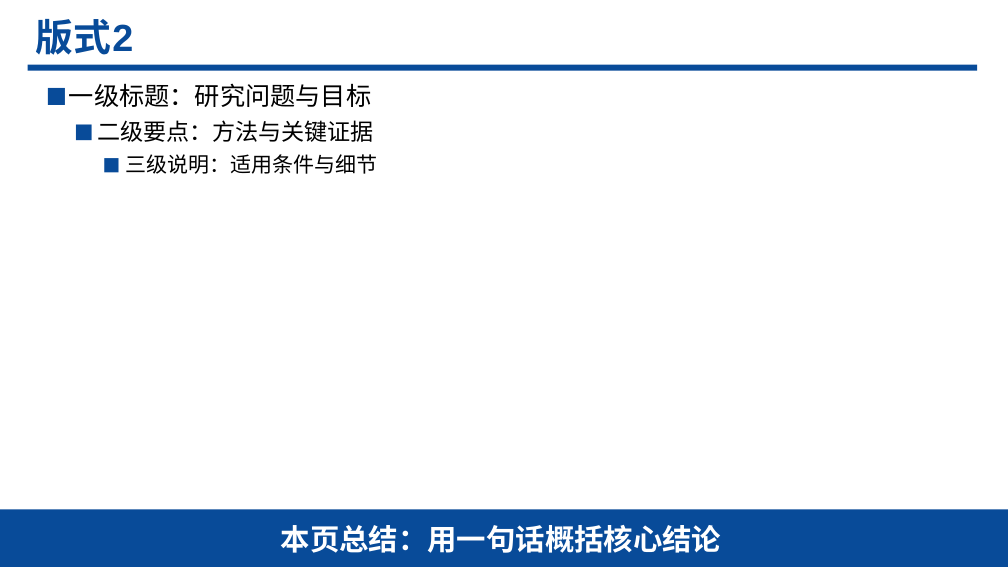
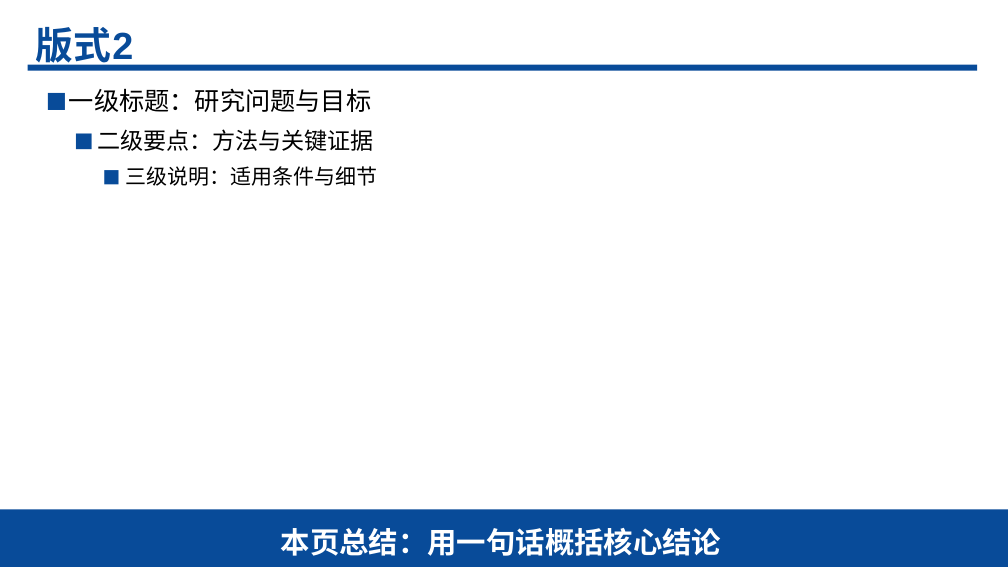
Before and after one commit to realihang/academic-ppt-skill, a slide deck: slide 4 of assets/reference.pptx. Drawn at 1008x567 pixels with LibreOffice and Linux fonts; fonts in the diff are those of the drawing. Boxes give left, top, right and bottom in pixels: in the first picture for what was removed or moved away, otherwise in the second. Text is boxed around its words. In the diff, an @@ line names an element or a change of style, - is before the commit and + after.

```diff
--- a/assets/reference.pptx
+++ b/assets/reference.pptx
@@ text "版式2" at <box>35,27,133,70</box>: line spacing 0.9 to 1.2; less space between paragraphs; vertical alignment top to middle @@
@@ text "一级标题：研究问题与目标" at <box>69,88,378,186</box>: line spacing 1.05 to 1.2 @@
@@ text "本页总结：用一句话概括核心结论" at <box>281,528,721,556</box>: line spacing 1 to 1.2; less space between paragraphs @@
```
Also in this commit, not shown: 6 other slides changed, 9 other files.
